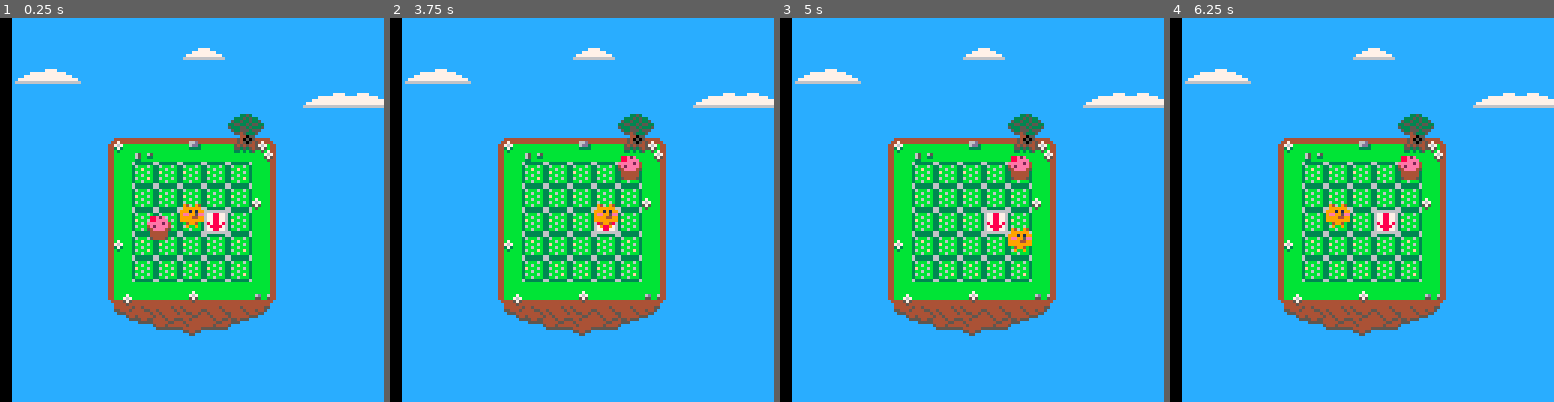
Above: before the commit, frames 1-4 (left to right).
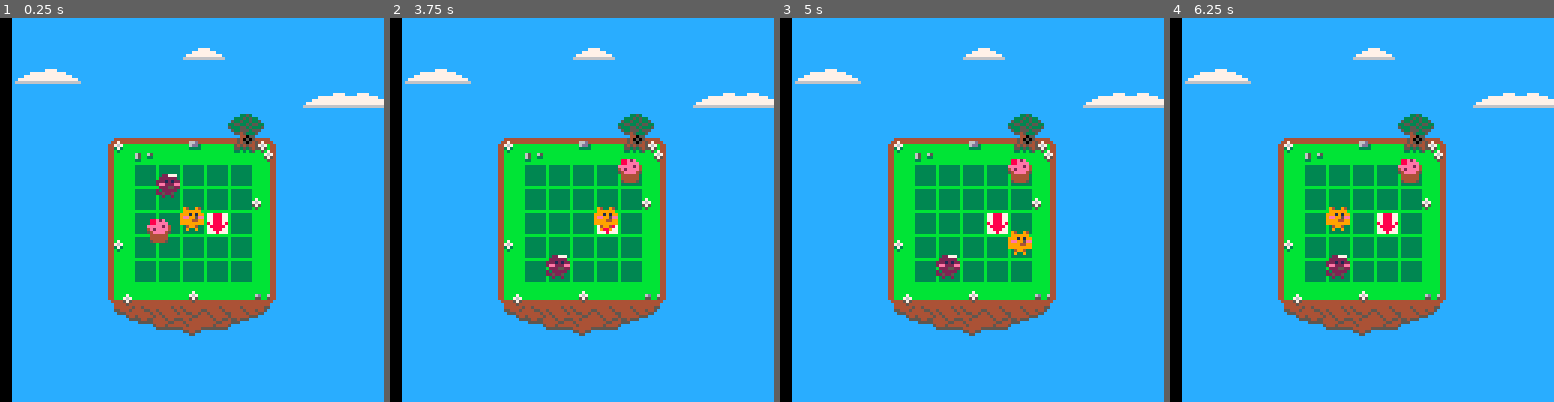
Above: after the commit, the same moments.

Repository: accidentalrebel/pico8-pop-puff
Game: PICO-8 cartridge pop-puff.p8
The game is run twice, just before and just after one commit, with the same random seed, the same clock (stepped at 60 frames per second) and the same inputs.
Inputs:
- Up to frame 1 (0.25 s): no input
- Up to frame 2 (3.75 s): hold Left 1.97-2.37 s; hold Down 2.42-2.82 s; hold Right 2.87-3.53 s; hold Up from 3.58 s (still down)
- Up to frame 3 (5 s): release Up at 4.08 s; hold Right 4.13-4.53 s; hold Down from 4.58 s (still down)
- Up to frame 4 (6.25 s): release Down at 5.08 s; hold Left 5.13-5.8 s; hold Up 5.85-6.18 s; hold Left from 6.23 s (still down)

The runs differ from the first frame. In frame 1, 7.7% of the frame differs, in the area x 34-66%, y 37-69%; in frame 2, 7.9%, in the area x 34-66%, y 35-69%; in frame 3, 7.8%; in frame 4, 7.8%.

Commit message:
Added puff.

Diff:
--- a/pop-puff.p8
+++ b/pop-puff.p8
@@ -65,15 +65,19 @@
 	 	add(tiles,a)
 	 end
  end
- a=make_actor("player",8,8,0,-2,1,1,1)
+
+ a=make_actor("pop",8,8,0,-1,1,1,1)
  add(players,a)
-
  attach(a,tile_at(3,3))
 
-	a=make_actor("cake",8,8,0,-2,1,1,3)
+ a=make_actor("puff",8,8,0,-1,1,1,2)
+ add(players,a)
+ attach(a,tile_at(2,1))
+ make_tween(a,"y",(5+board_pad_y)*8,0.02)
+
+	a=make_actor("cake",8,8,0,-1,1,1,3)
 	attach(a,tile_at(1,4))
 	add(tiles,a)
-	printh(">>>>>>>>>>>>>>>")
 	make_tween(a,"x",(5+board_pad_x)*8,0.02)
 	make_tween(a,"y",(1+board_pad_y)*8,0.02)
 
@@ -235,18 +239,18 @@
 000000000999999002222220088eeee0eee0088e000000000000000000000000ccccccccccccccccccc7777ccccccccccc554445444455444444454445445ccc
 007007009991919922212122eeeee2e4e2e4eeee000000000000000000000000cccccccccccccc777777777777ccccccccc5554444444454544444544455cccc
 000770009ee995ee2ee222ee4e2eeee4eee44e2e000000000000000000000000cccccccccccc7777777777777777cccccccccc54454444455444444555cccccc
-00077000999944990222bb2254eeee45ee4554ee000000000000000000000000cccccccccc77777777777777777777ccccccccc5555445544554555ccccccccc
+00077000999944990222552254eeee45ee4554ee000000000000000000000000cccccccccc77777777777777777777ccccccccc5555445544554555ccccccccc
 0070070099999999202222200444444044400444000000000000000000000000ccccccccc6666666666666666666666ccccccccccc5555544555cccccccccccc
 0000000000499400225225000444444044400444000000000000000000000000ccccccccccccccccccccccccccccccccccccccccccccccc55ccccccccccccccc
 0000000000900900002002000544445044500544000000000000000000000000cccccccccccccccccccccccccccccccccccccccccccccccccccccccccccccccc
-0000000006666660633333360666666000000000000000000000000044bbbbbbbbbbbbbbbbbbbbbbbbbbbb44cccc3353ccccccccc554455c5444444444444544
-0000000060000006300000036778877600000000000000000000000044bbbbbbbbbbbbbbbbbbbbbbbbbbbb44cc33353533ccccccccc55ccc4544444554444454
-0000000060000006300000036778877600000000000000000000000044bbbbbbbbbbbbbbbbbbbbbbbbbbbb44c5335335335ccccccccccccc4455445445444445
-0000000060000006300000036778877600000000000000000000000044bbbbbbbbbbbbbbbbbb7bbbbbbbbb44335533535533cccccccccccc4444554444544444
-0000000060000006300000036878878600000000000000000000000044bbbb7bbbbbbbbbbbb767bbb6dbb644533355353335cccccccccccc5445444444454455
-0000000060000006300000036788887600000000000000000000000044bbb767bbbbbbbbbbb575bbb55bb544c5335553555ccccccccccccc4544444444445544
-00000000600000063000000367788776000000000000000000000000c444457544444444444454444444444ccc55453335cccccccccccccc4454444444454444
-00000000066666606333333606666660000000000000000000000000cc4444544444444444444444444444cccccc44055ccccccccccccccc5444444555555555
+0000000006666660bbbbbbbb0000000000000000000000000000000044bbbbbbbbbbbbbbbbbbbbbbbbbbbb44cccc3353ccccccccc554455c5444444444444544
+0000000060000006b33333330778887700000000000000000000000044bbbbbbbbbbbbbbbbbbbbbbbbbbbb44cc33353533ccccccccc55ccc4544444554444454
+0000000060000006b33333330778887700000000000000000000000044bbbbbbbbbbbbbbbbbbbbbbbbbbbb44c5335335335ccccccccccccc4455445445444445
+0000000060000006b33333330778887700000000000000000000000044bbbbbbbbbbbbbbbbbb7bbbbbbbbb44335533535533cccccccccccc4444554444544444
+0000000060000006b33333330878887800000000000000000000000044bbbb7bbbbbbbbbbbb767bbb6dbb644533355353335cccccccccccc5445444444454455
+0000000060000006b33333330788888700000000000000000000000044bbb767bbbbbbbbbbb575bbb55bb544c5335553555ccccccccccccc4544444444445544
+0000000060000006b333333307788877000000000000000000000000c444457544444444444454444444444ccc55453335cccccccccccccc4454444444454444
+0000000006666660b333333307778777000000000000000000000000cc4444544444444444444444444444cccccc44055ccccccccccccccc5444444555555555
 00000000094009400000000009400940000000000000000000000000cc44444444444444444444444444444444454050544444cc000000000000000000000000
 00000000099999900940094009999990000000000000000000000000c4474444444444444444444444466d44444545054547444c000000000000000000000000
 0000000099919199099999909991919900000000000000000000000044767bbbbbbbbbbbbbbbbbbbbbb6dd3bbb54545445767b44000000000000000000000000
